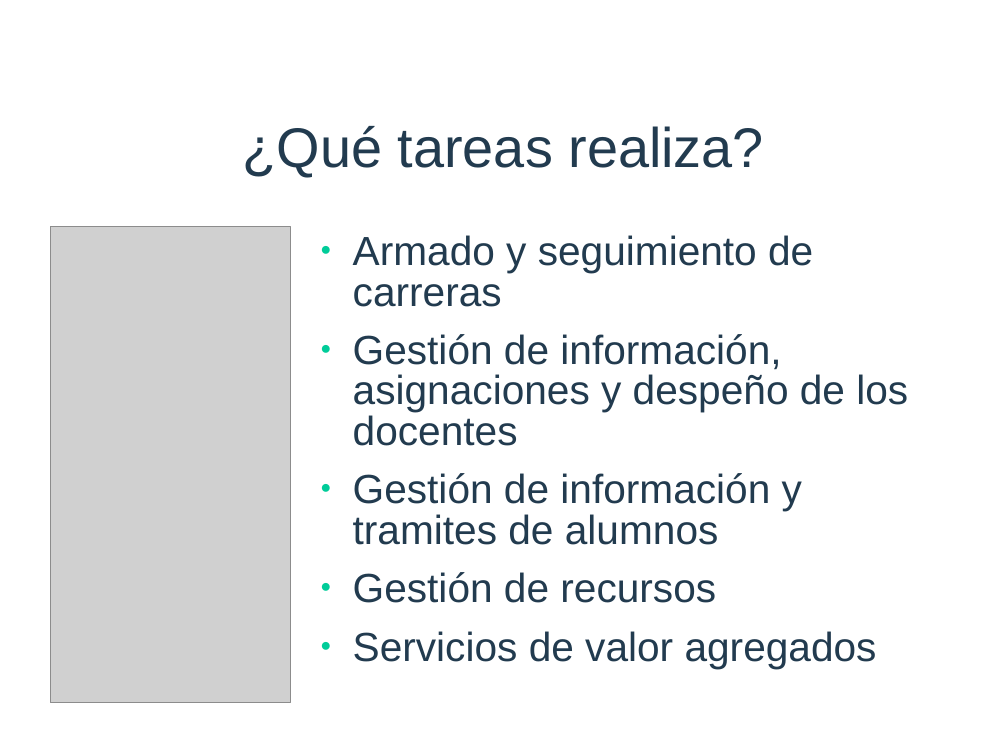
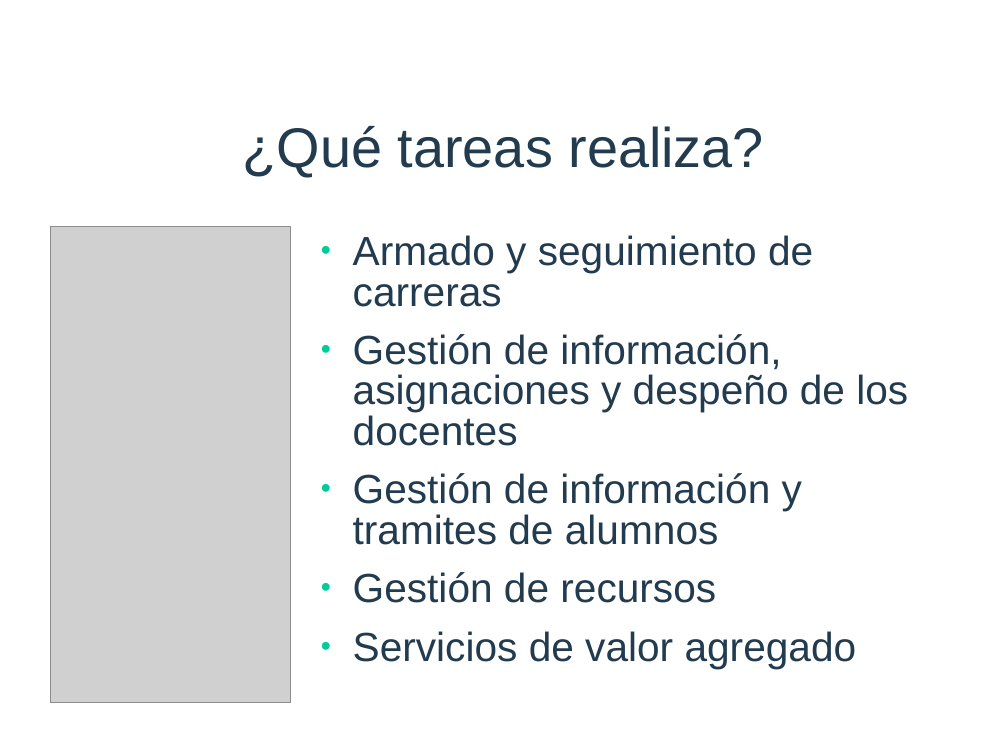
Before and after one commit to afichera/deukin, a slide deck: slide 3 of presentación.ppt. Drawn at 1008x756 pixels with LibreOffice and Linux fonts; fonts in the diff are those of the drawing; grey boxes stand for pictures; background and template pictures are left out. Boxes give left, top, right and bottom in pixels: in the first picture for what was removed or moved away, otherwise in the second. Text is boxed around its words. In the diff, an @@ line names an element or a change of style, - is before the commit and + after.

```diff
--- a/presentación.ppt
+++ b/presentación.ppt
@@ text at [353, 631, 857, 668]: text changed @@
-● Servicios de valor agregados
+● Servicios de valor agregado
```
Also in this commit, not shown: 4 other slides changed, 8 other files.
